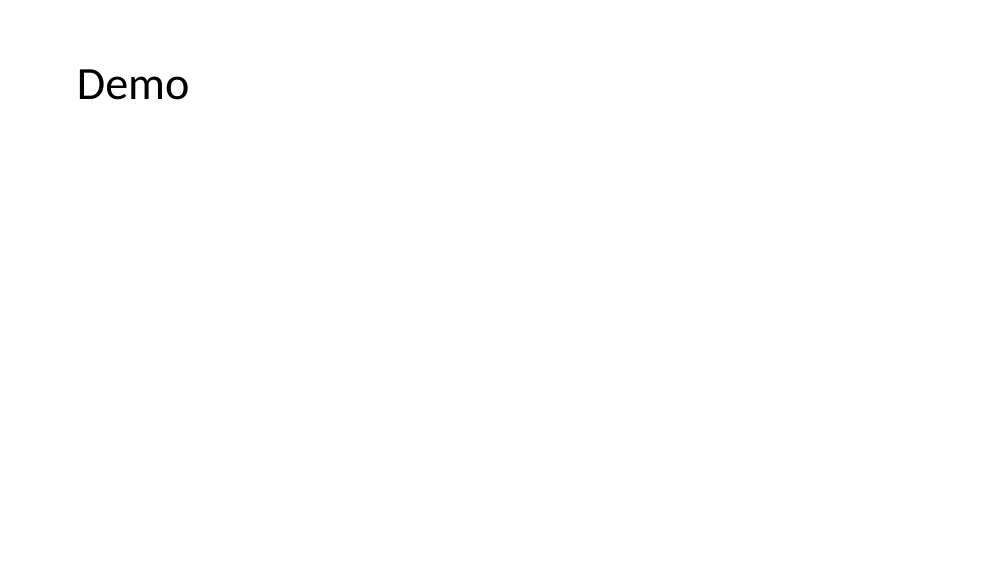
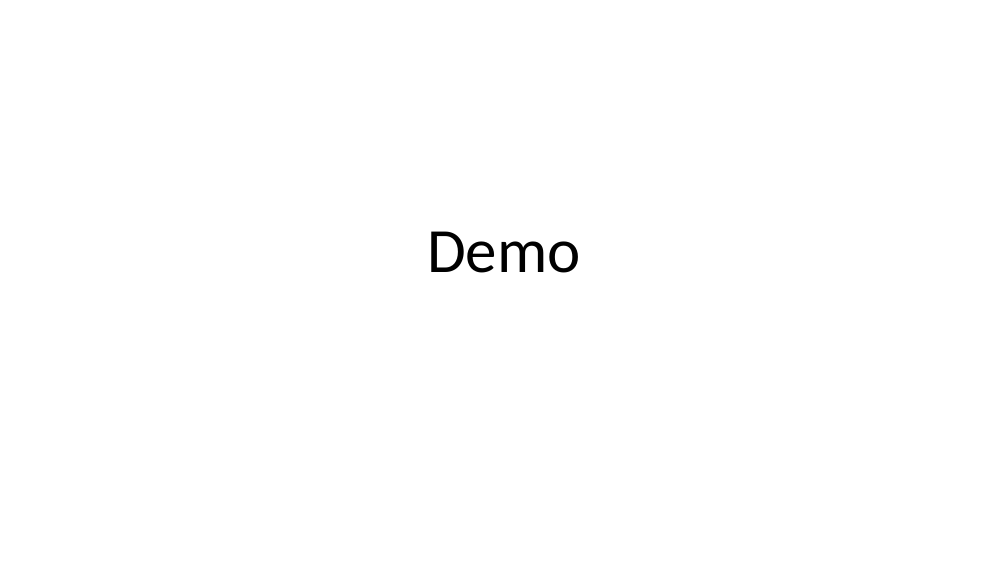
Before and after one commit to joke1196/HolyJobs, a slide deck: slide 7 of HolyJobs.pptx (slide 8 before the commit). Drawn at 1008x567 pixels with LibreOffice and Linux fonts; fonts in the diff are those of the drawing. Boxes give left, top, right and bottom in pixels: in the first picture for what was removed or moved away, otherwise in the second. Text is boxed around its words. In the diff, an @@ line names an element or a change of style, - is before the commit and + after.

```diff
--- a/HolyJobs.pptx
+++ b/HolyJobs.pptx
@@ title "Demo" moved from (x1=77, y1=69, x2=190, y2=100) to (x1=427, y1=231, x2=581, y2=273) @@
@@ title "Demo" at (x1=427, y1=231, x2=581, y2=273): size 44 to 60 pt; alignment left to centre; vertical alignment middle to bottom @@
```
Also in this commit, not shown: 5 other slides changed, 1 slide added, 2 slides removed.
